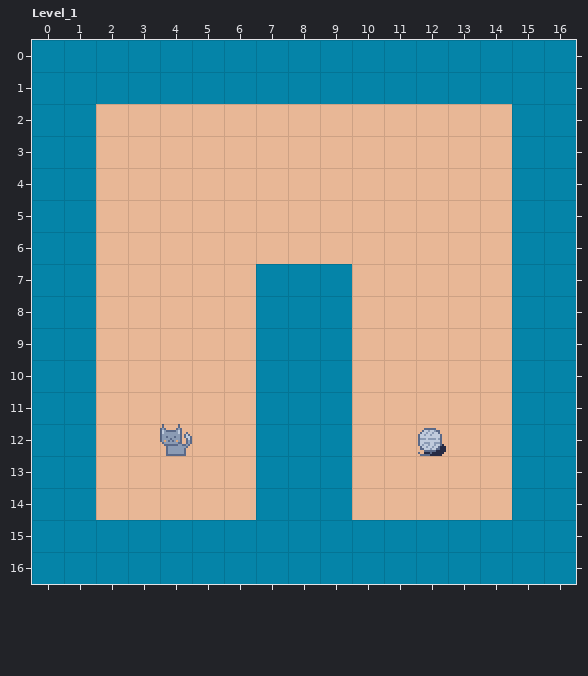
Two versions of a level (LDtk project, Assets/ldtk/map.ldtk). Above, as it was before the edit.
Cells are 16x16 px. Shown: Level_1 x 0..16, y 0..16. The commit also changed other parts of the map, which this record leaves out.
The result:
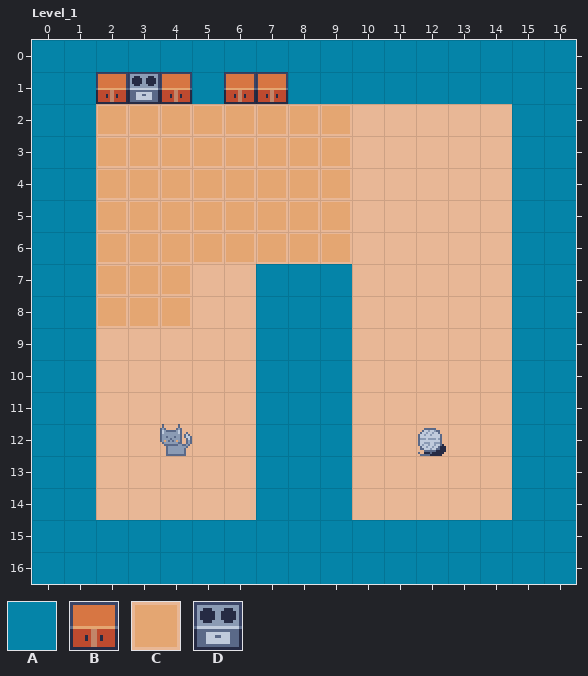
Key: from "Tileset": A 2, B 5, C 6, D 9.
_ is an empty cell.
Tiles replaced or removed in this view: A.
Diff:
Changed rows in their new state; . is an unchanged cell.
Layer "Walls":
first column x 2:
 1 BDB.BB..
 2 CCCCCCCC
 3 CCCCCCCC
 4 CCCCCCCC
 5 CCCCCCCC
 6 CCCCCCCC
 7 CCC.....
 8 CCC.....
Changed places in both pictures, as pixel boxes (x1, y1, x2, y2):
changed: (96, 72, 350, 326)
